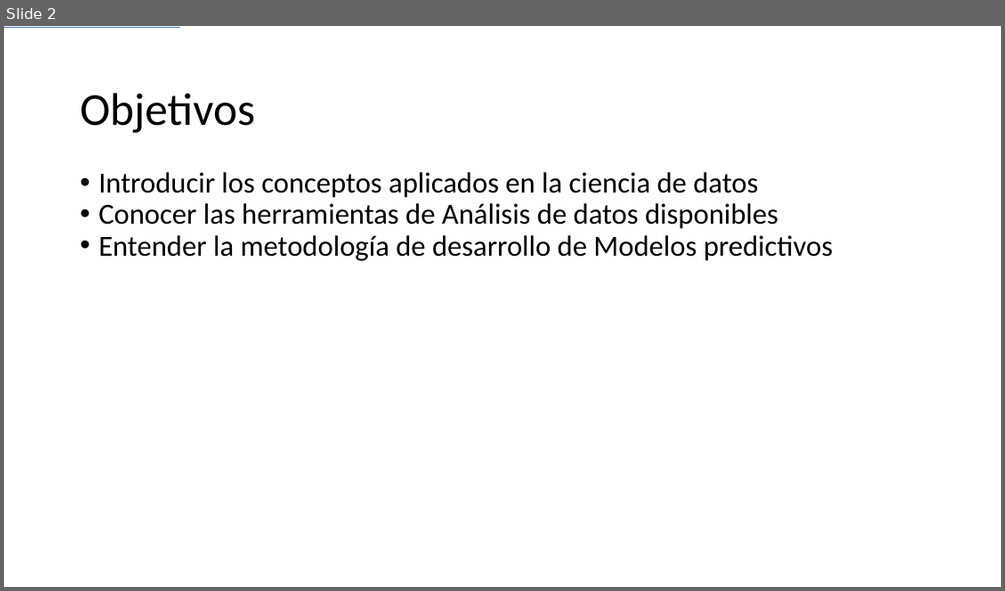
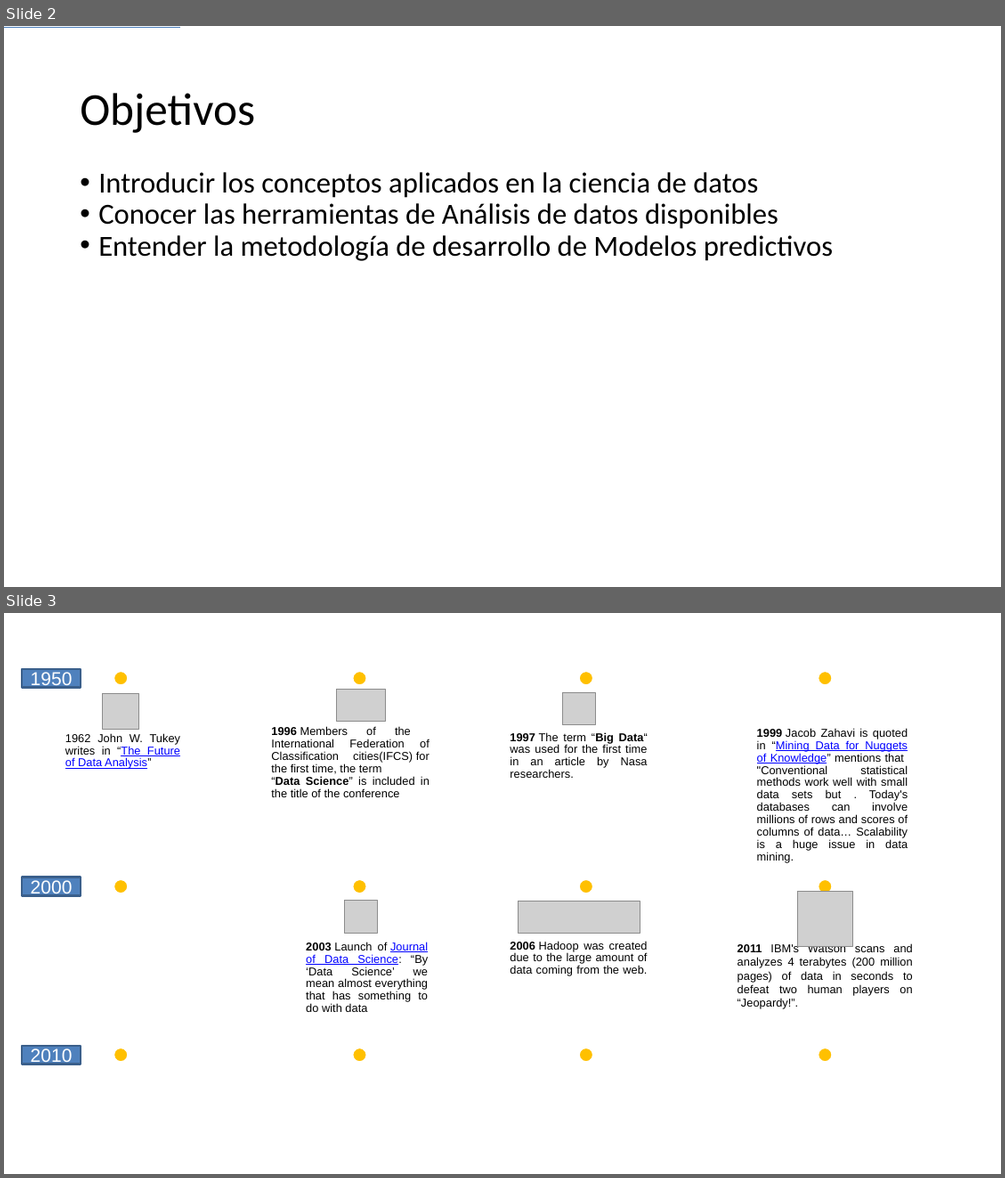
Before and after one commit to G94/CodeHunters_IntroduccionDS_01, a slide deck: Introducción al Análisis de Datos - 01.pptx. Shown one above the other, each under a label of ours: slide 2 before the commit, slides 2 and 3 after it. The pictures are 1005x591 and 1005x1178 pixels, drawn with LibreOffice and Linux fonts; fonts in the diff are those of the drawing; grey boxes stand for pictures. Boxes give left, top, right and bottom in pixels: in the first picture for what was removed or moved away, otherwise in the second. Text is boxed around its words. In the diff, an @@ line names an element or a change of style, - is before the commit and + after.

```diff
--- a/Introducción al Análisis de Datos - 01.pptx
+++ b/Introducción al Análisis de Datos - 01.pptx
@@ slide 3 added at [4, 613, 1001, 1174], background #FFFFFF @@
@@ rectangle added at [22, 669, 81, 688], fill #4F81BD, outline #3A5F8C 2 pt, 18 pt, text #FFFFFF @@
+1950
@@ ellipse added at [113, 671, 128, 686], fill #FFC000, outline #FFFFFF 2 pt @@
@@ picture added at [337, 690, 386, 722] @@
@@ ellipse added at [353, 671, 367, 686], fill #FFC000, outline #FFFFFF 2 pt @@
@@ picture added at [563, 692, 596, 725] @@
@@ ellipse added at [579, 671, 594, 686], fill #FFC000, outline #FFFFFF 2 pt @@
@@ ellipse added at [817, 671, 833, 686], fill #FFC000, outline #FFFFFF 2 pt @@
@@ picture added at [103, 693, 138, 729] @@
@@ subtitle added at [65, 733, 181, 769], 11 pt, text #000000 @@
+1962 John W. Tukey writes in “The Future of Data Analysis”
@@ text added at [271, 726, 429, 797], 11 pt, text #000000 @@
+1996 Members of the International Federation of Classification cities(IFCS) for the first time, the term
+“Data Science” is included in the title of the conference
@@ text added at [510, 732, 647, 778], 11 pt, text #000000 @@
+1997 The term “Big Data“ was used for the first time in an article by Nasa researchers.
@@ text added at [757, 728, 907, 863], 11 pt, text #000000 @@
+1999 Jacob Zahavi is quoted in “Mining Data for Nuggets of Knowledge” mentions that "Conventional statistical methods work well with small data sets but . Today's databases can involve millions of rows and scores of columns of data… Scalability is a huge issue in data mining.
@@ rectangle added at [22, 877, 81, 896], fill #4F81BD, outline #3A5F8C 2 pt, 18 pt, text #FFFFFF @@
+2000
@@ ellipse added at [113, 879, 128, 894], fill #FFC000, outline #FFFFFF 2 pt @@
@@ ellipse added at [353, 879, 367, 894], fill #FFC000, outline #FFFFFF 2 pt @@
@@ ellipse added at [579, 879, 594, 894], fill #FFC000, outline #FFFFFF 2 pt @@
@@ ellipse added at [817, 879, 833, 894], fill #FFC000, outline #FFFFFF 2 pt @@
@@ picture added at [344, 900, 377, 933] @@
@@ picture added at [518, 900, 639, 933] @@
@@ picture added at [797, 892, 853, 947] @@
@@ text added at [306, 941, 428, 1012], 11 pt, text #000000 @@
+2003 Launch of Journal of Data Science: “By ‘Data Science’ we mean almost everything that has something to do with data
@@ text added at [510, 941, 647, 976], 11 pt, text #000000 @@
+2006 Hadoop was created due to the large amount of data coming from the web.
@@ text added at [737, 943, 913, 1009], 11 pt, text #000000 @@
+2011 IBM's Watson scans and analyzes 4 terabytes (200 million pages) of data in seconds to defeat two human players on “Jeopardy!”.
@@ rectangle added at [22, 1046, 81, 1064], fill #4F81BD, outline #3A5F8C 2 pt, 18 pt, text #FFFFFF @@
+2010
@@ ellipse added at [113, 1047, 128, 1062], fill #FFC000, outline #FFFFFF 2 pt @@
@@ ellipse added at [353, 1047, 367, 1062], fill #FFC000, outline #FFFFFF 2 pt @@
@@ ellipse added at [579, 1047, 594, 1062], fill #FFC000, outline #FFFFFF 2 pt @@
@@ ellipse added at [817, 1047, 833, 1062], fill #FFC000, outline #FFFFFF 2 pt @@
```
Also in this commit, not shown: 6 slides changed, 2 other slides added, 1 slide removed, 7 other files.
